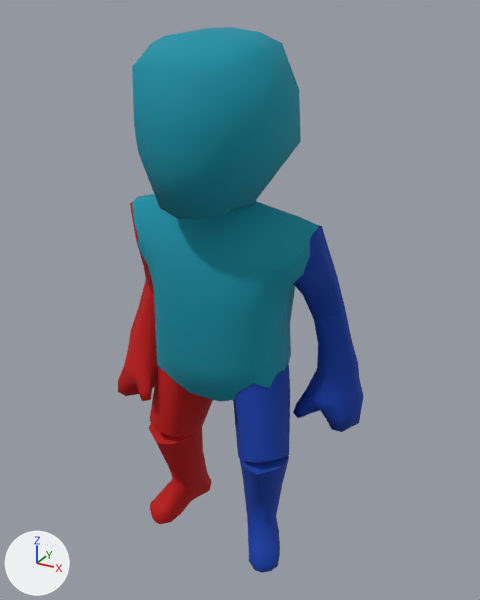
Two versions of the FBX model LD44/Assets/Animations/A_Idle.FBX, one commit apart.
The view is the same before and after, from a 50 mm lens placed at (1.096, -1.861, 1.907), pointed at (0.077, -0.007, 0.98). Arrows for +X, +Y and +Z are at lower left; the lights stay in place. Where no turn or scale is listed for an object, it has been applied to the vertices.

In view in the first picture: 'Chara_ArmL', 'Chara_ArmR', 'Chara_Body', 'Chara_FootL', 'Chara_FootR', 'Chara_HandL', 'Chara_HandR', 'Chara_Head', 'Chara_LegL', 'Chara_LegR'.
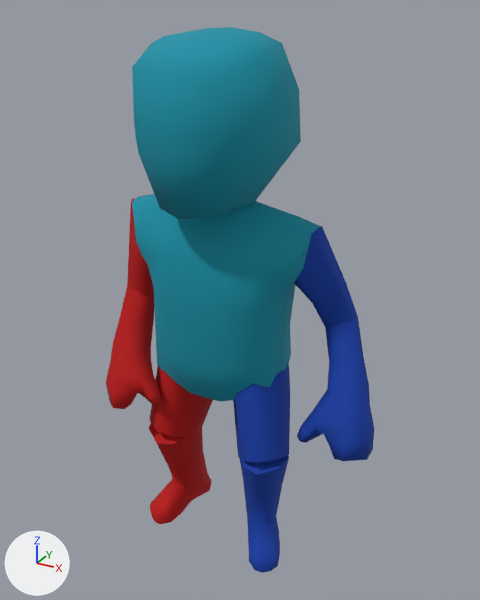
The edits, one by one:
Object 'Chara_HandL' (ob_chara_handl) turns from (0.6, -6.5, -19) to (2.1, -6.1, -31) degrees about x, y and z.
Object 'Chara_ArmR' (ob_chara_armr) turns from (-18, -1.5, -11) to (15, 8.4, -2.9) degrees about x, y and z.
Object 'Chara_ArmL' (ob_chara_arml) turns from (5.8, 169, -17) to (15, 158, -6.8) degrees about x, y and z.

Location of each change, (x1, y1, x2, y2) in pixels of the pictures (480 x 600 px):
'Chara_HandL', turned
    before: (293, 305, 364, 432)
    after: (297, 316, 374, 461)
'Chara_HandR', turned
    before: (118, 281, 158, 401)
    after: (106, 286, 162, 409)
'Chara_ArmL', turned
    before: (294, 226, 344, 320)
    after: (294, 226, 357, 328)
'Chara_ArmR', turned
    before: (130, 202, 154, 293)
    after: (127, 198, 154, 296)
